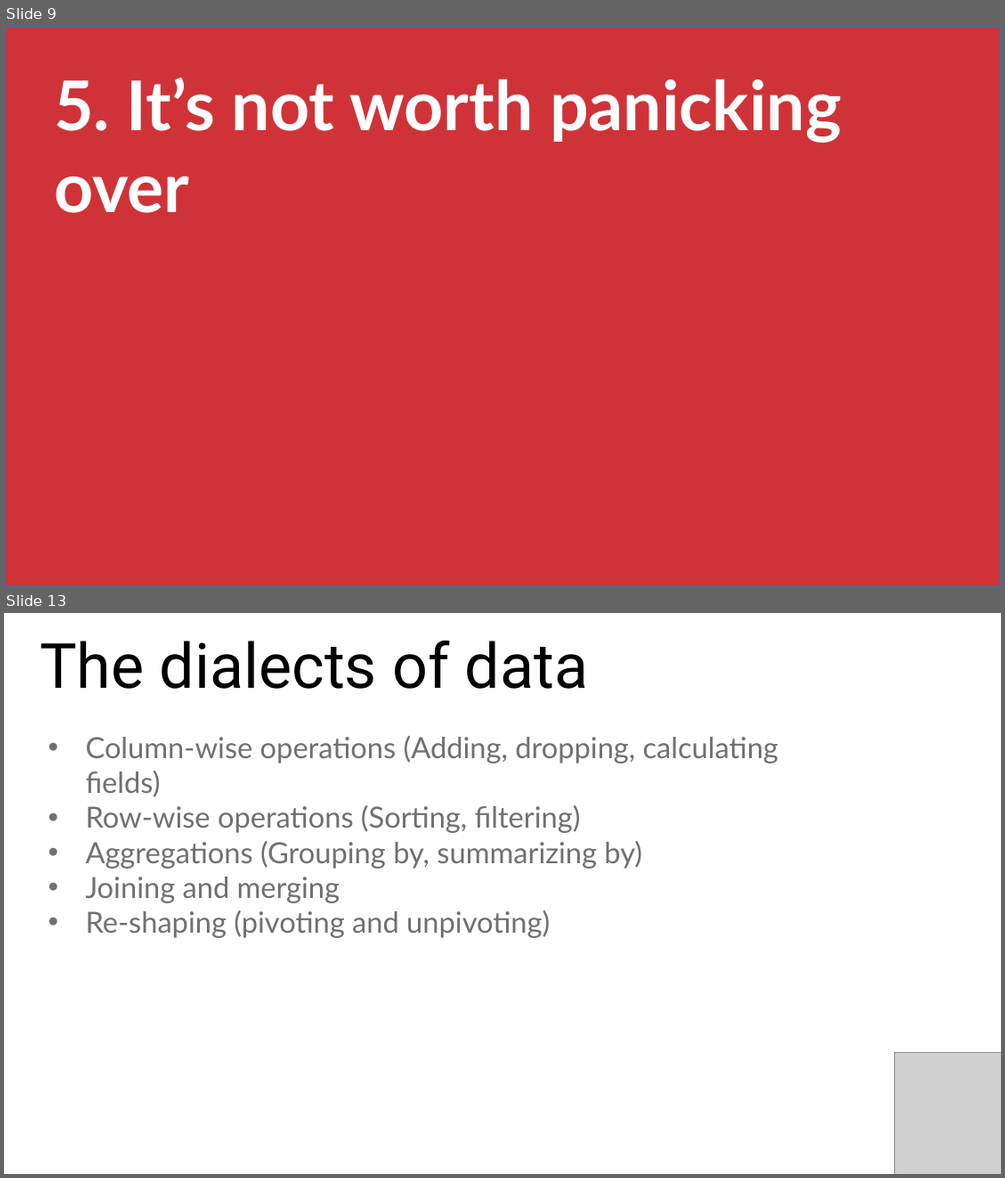
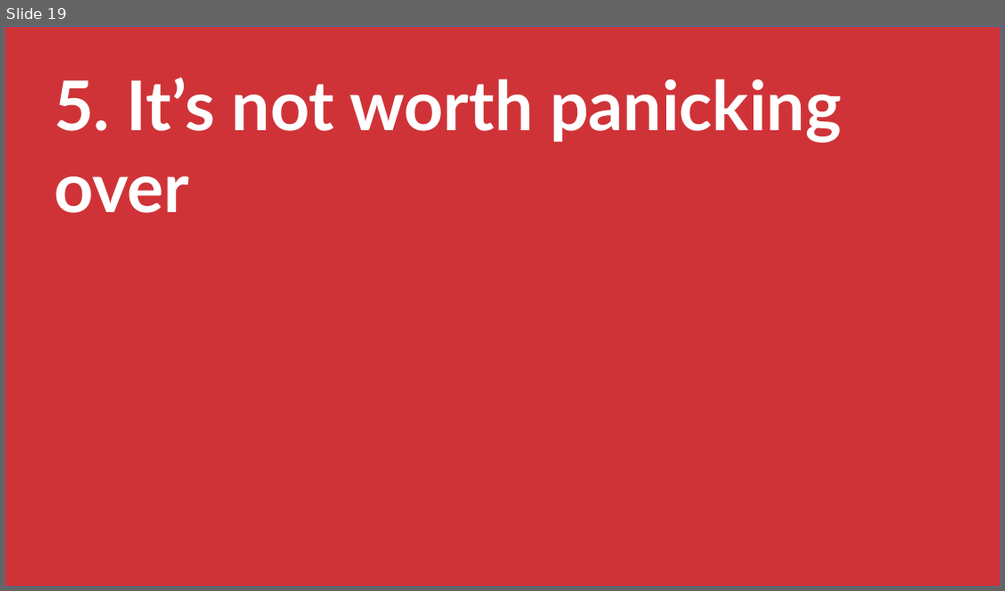
Before and after one commit to stringfestdata/ms-excel-toronto-python, a slide deck: toronto-five-things-excel-python.pptx. Shown one above the other, each under a label of ours: slides 9 and 13 before the commit, slide 19 after it; the slides between them are not shown. The pictures are 1005x1178 and 1005x591 pixels, drawn with LibreOffice and Linux fonts; fonts in the diff are those of the drawing; grey boxes stand for pictures. Boxes give left, top, right and bottom in pixels: in the first picture for what was removed or moved away, otherwise in the second. Text is boxed around its words. In the diff, an @@ line names an element or a change of style, - is before the commit and + after.

```diff
--- a/toronto-five-things-excel-python.pptx
+++ b/toronto-five-things-excel-python.pptx
@@ slide 13 removed at (x1=4, y1=613, x2=1001, y2=1174), background #FFFFFF @@
@@ text removed at (x1=40, y1=640, x2=588, y2=689) @@
-The dialects of data
@@ text removed at (x1=86, y1=736, x2=778, y2=938) @@
-• Column-wise operations (Adding, dropping, calculating fields)
-• Row-wise operations (Sorting, filtering)
-• Aggregations (Grouping by, summarizing by)
-• Joining and merging
-• Re-shaping (pivoting and unpivoting)
@@ picture removed at (x1=895, y1=1052, x2=1001, y2=1174) @@
@@ what was slide 9 is now slide 19 @@
```
Also in this commit, not shown: 5 slides changed, 8 slides added, 16 other slides removed, 3 other files.
